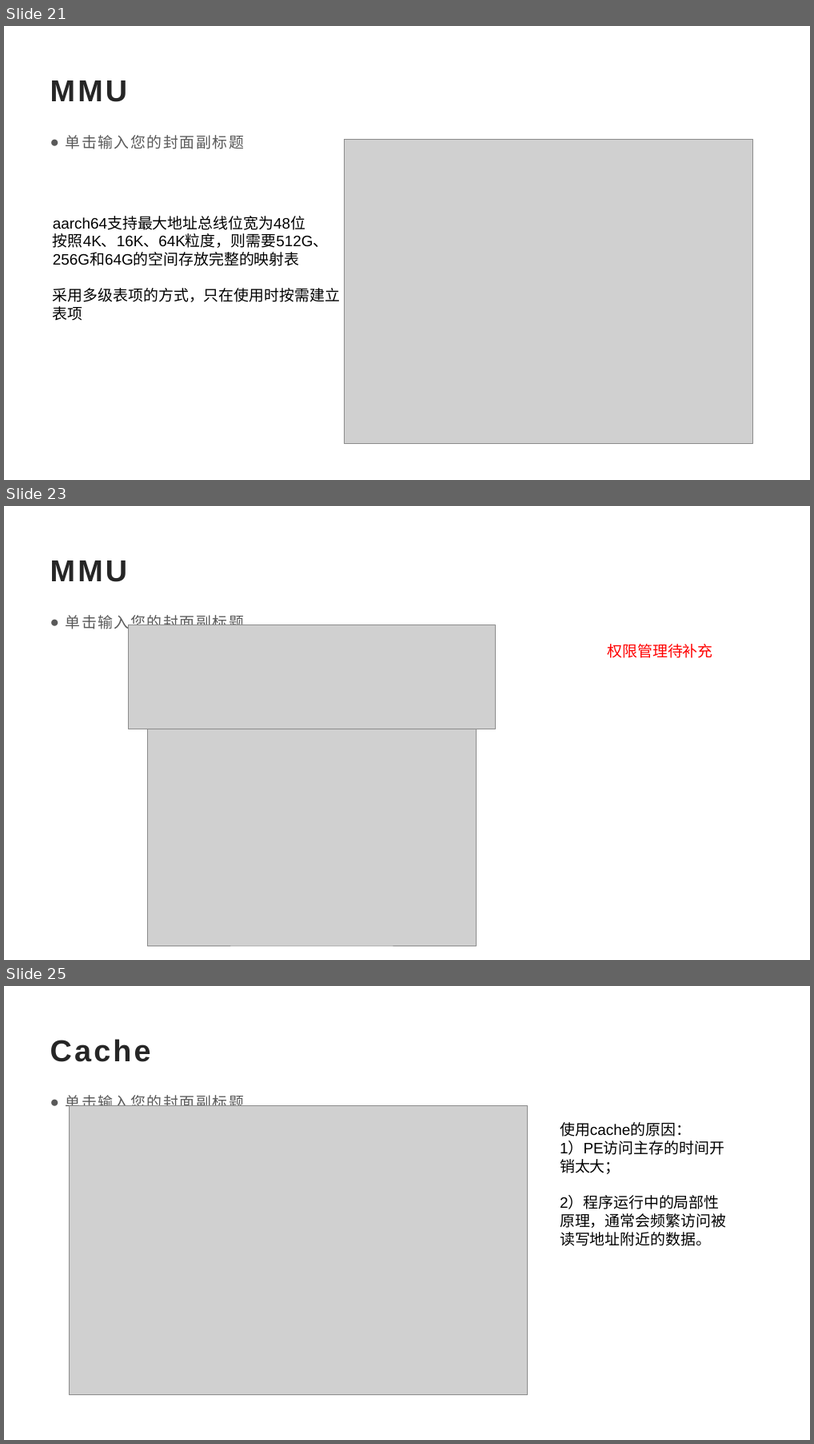
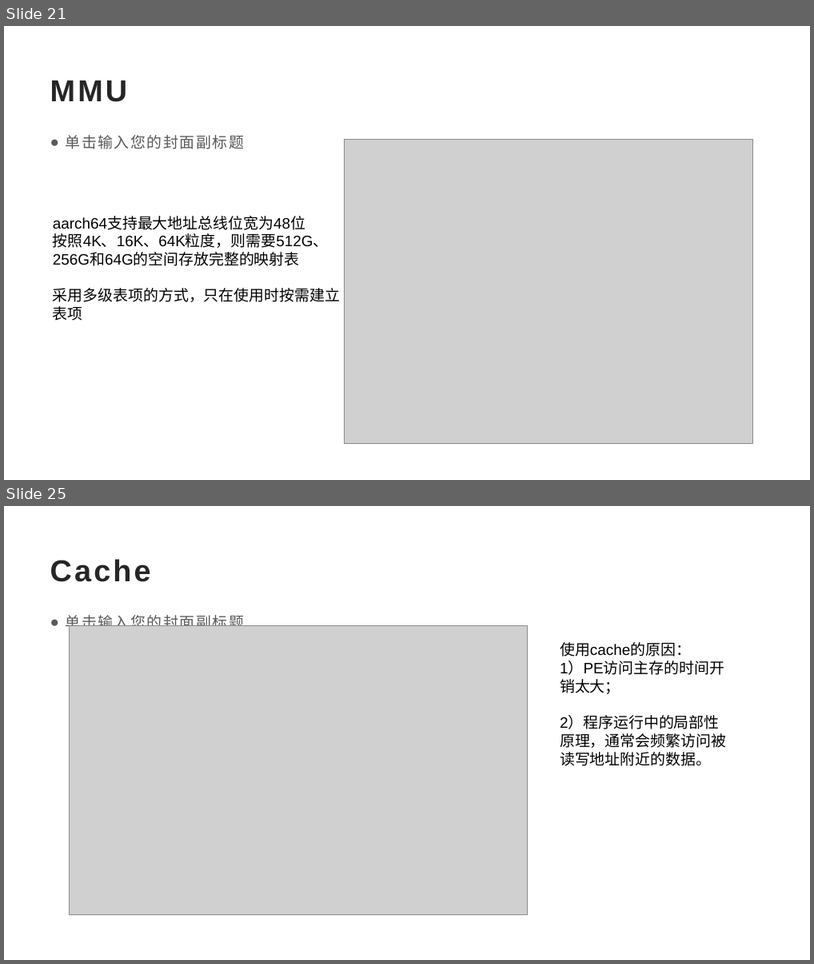
Before and after one commit to dongdongou/ARMv8-A-, a slide deck: ARMv8-A基础介绍.pptx. Shown one above the other, each under a label of ours: slides 21, 23 and 25 before the commit, slides 21 and 25 after it; the slides between them are not shown. The pictures are 814x1444 and 814x964 pixels, drawn with LibreOffice and Linux fonts; fonts in the diff are those of the drawing; grey boxes stand for pictures. Boxes give left, top, right and bottom in pixels: in the first picture for what was removed or moved away, otherwise in the second. Text is boxed around its words. In the diff, an @@ line names an element or a change of style, - is before the commit and + after.

```diff
--- a/ARMv8-A基础介绍.pptx
+++ b/ARMv8-A基础介绍.pptx
@@ slide 23 removed at (4,506,810,960), background #FFFFFF @@
@@ title removed at (50,560,128,582) @@
-MMU
@@ text removed at (66,615,244,632) @@
-● 单击输入您的封面副标题
@@ picture removed at (129,625,496,728) @@
@@ text removed at (607,644,713,658) @@
-权限管理待补充
@@ picture removed at (147,728,477,945) @@
```
Also in this commit, not shown: 11 slides changed, 2 slides added, 1 other slide removed.
